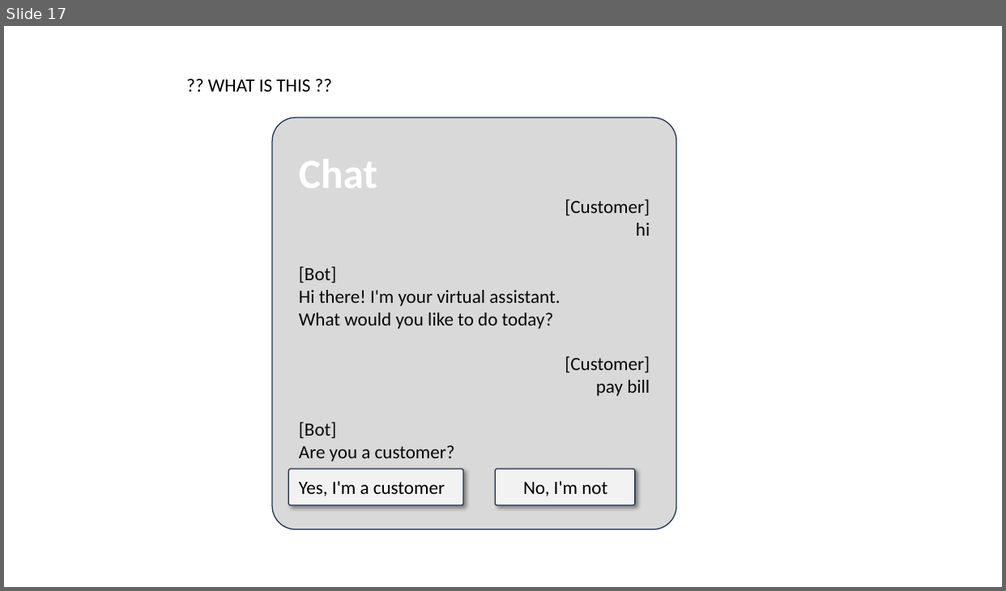
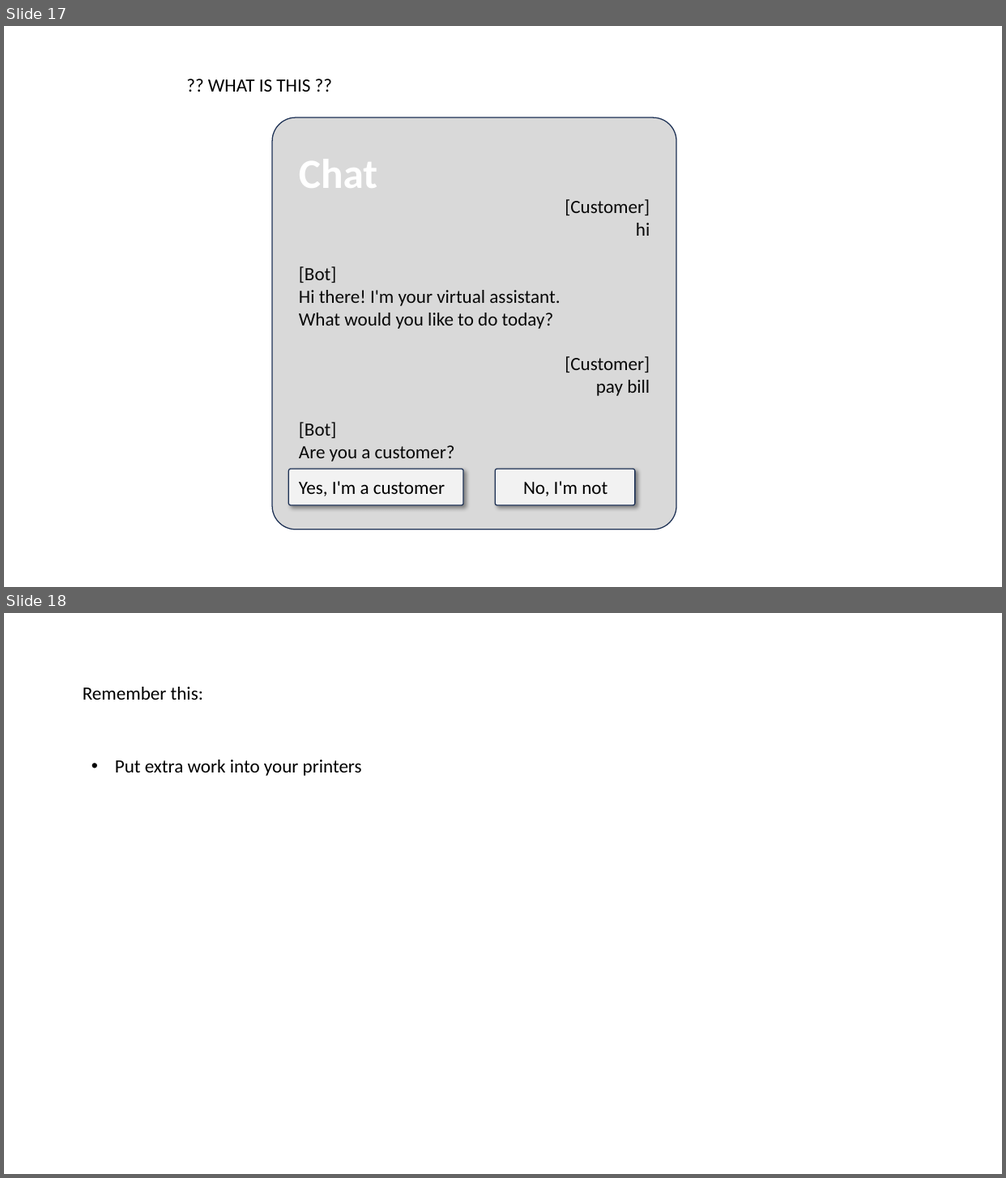
Before and after one commit to LearnWithLlew/TestingBetterWithApprovals.Slides, a slide deck: slides/Testing Better with Approvals.pptx. Shown one above the other, each under a label of ours: slide 17 before the commit, slides 17 and 18 after it. The pictures are 1006x591 and 1006x1178 pixels, drawn with LibreOffice and Linux fonts; fonts in the diff are those of the drawing. Boxes give left, top, right and bottom in pixels: in the first picture for what was removed or moved away, otherwise in the second. Text is boxed around its words. In the diff, an @@ line names an element or a change of style, - is before the commit and + after.

```diff
--- a/slides/Testing Better with Approvals.pptx
+++ b/slides/Testing Better with Approvals.pptx
@@ slide 18 added at bbox=[4, 613, 1002, 1174], background #FFFFFF @@
@@ text added at bbox=[83, 687, 203, 700], 18 pt, text #000000 @@
+Remember this:
@@ text added at bbox=[115, 760, 362, 776], 18 pt, text #000000 @@
+• Put extra work into your printers
```
Also in this commit, not shown: 3 slides changed, 10 other slides added, 9 slides removed.
